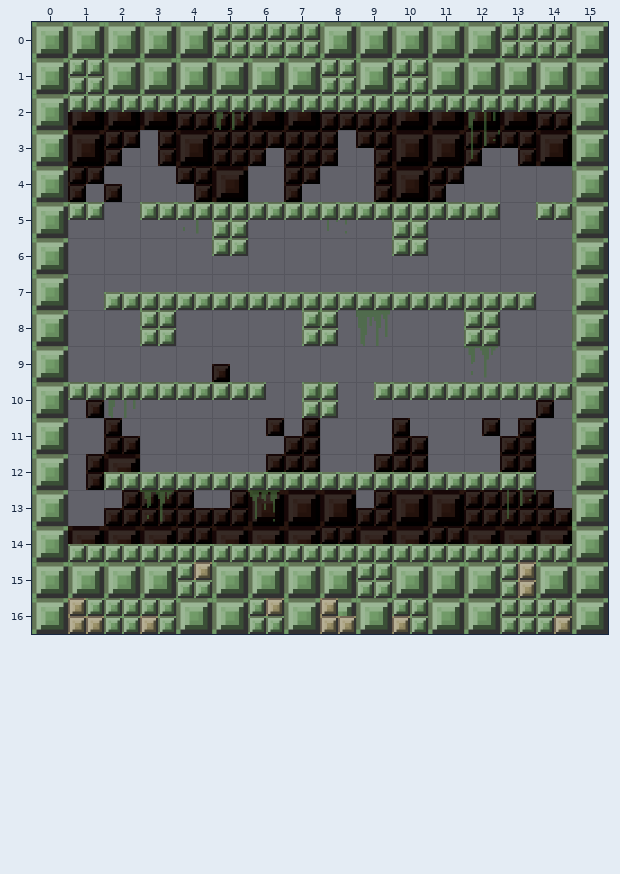
Two states of a Tiled map, Demo/assets/maps/18.tmx. The picture above was drawn from the file before the commit.
Cells are 64x64 px. Shown: x 0..15, y 0..16.
Now the later version:
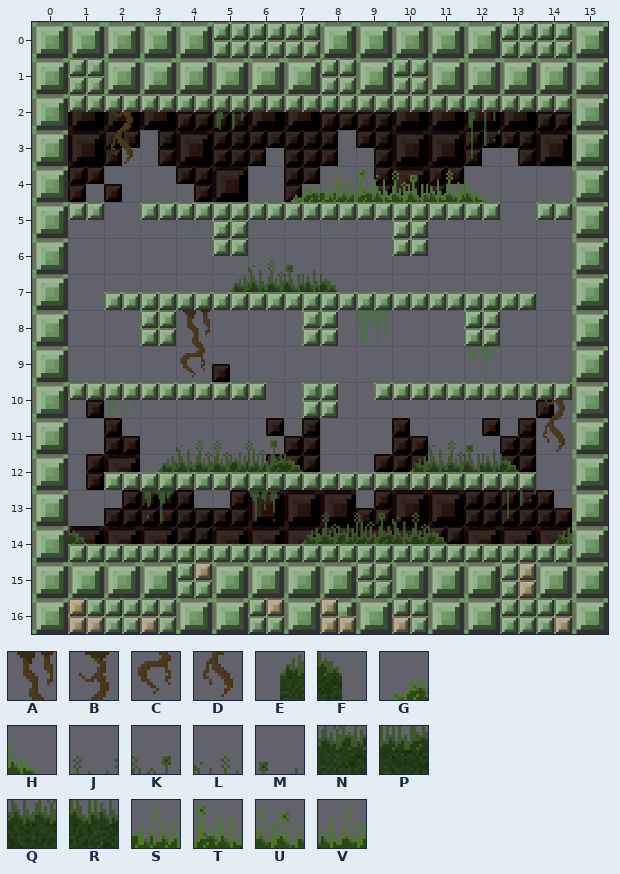
Key: from "large": A 11, B 12, C 25, D 26, E 38, F 39, G 40, H 41, J 80, K 81, L 82, M 83, N 94, P 95, Q 96, R 97, S 108, T 109, U 110, V 111.
_ is an empty cell.
Edits made:
Layer "detail":
Tile A now appears in row 8 at x 4.
Tile B now appears in row 2 at x 2; in row 10 at x 14.
Tile C now appears in row 9 at x 4.
Tile D now appears in row 3 at x 2; in row 11 at x 14.
Tile E now appears in row 7 at x 5; in row 12 at x 3 and 10; in row 14 at x 7 and 14.
Tile F now appears in row 7 at x 8; in row 12 at x 7 and 13; in row 14 at x 1 and 11.
Tile G now appears in row 4 at x 7.
Tile H now appears in row 4 at x 12.
Tile J now appears in row 11 at x 5; in row 13 at x 8.
Tile K now appears in row 11 at x 6; in row 13 at x 9.
Tile L now appears in row 6 at x 6; in row 11 at x 4 and 11; in row 13 at x 10.
Tile M now appears in row 6 at x 7; in row 11 at x 12.
Tile N now appears in row 12 at x 5; in row 14 at x 8.
Tile P now appears in row 12 at x 6; in row 14 at x 9.
Tile Q now appears in row 7 at x 6; in row 12 at x 4 and 11; in row 14 at x 10.
Tile R now appears in row 7 at x 7; in row 12 at x 12.
Tile S now appears in row 4 at x 8.
Tile T now appears in row 4 at x 9.
Tile U now appears in row 4 at x 10.
Tile V now appears in row 4 at x 11.
Pixel boxes of the changes (left, top, right, bottom) in both pictures:
added: (111, 112, 133, 164)
added: (291, 170, 489, 202)
added: (180, 260, 338, 378)
added: (158, 400, 572, 544)
added: (68, 526, 86, 544)
